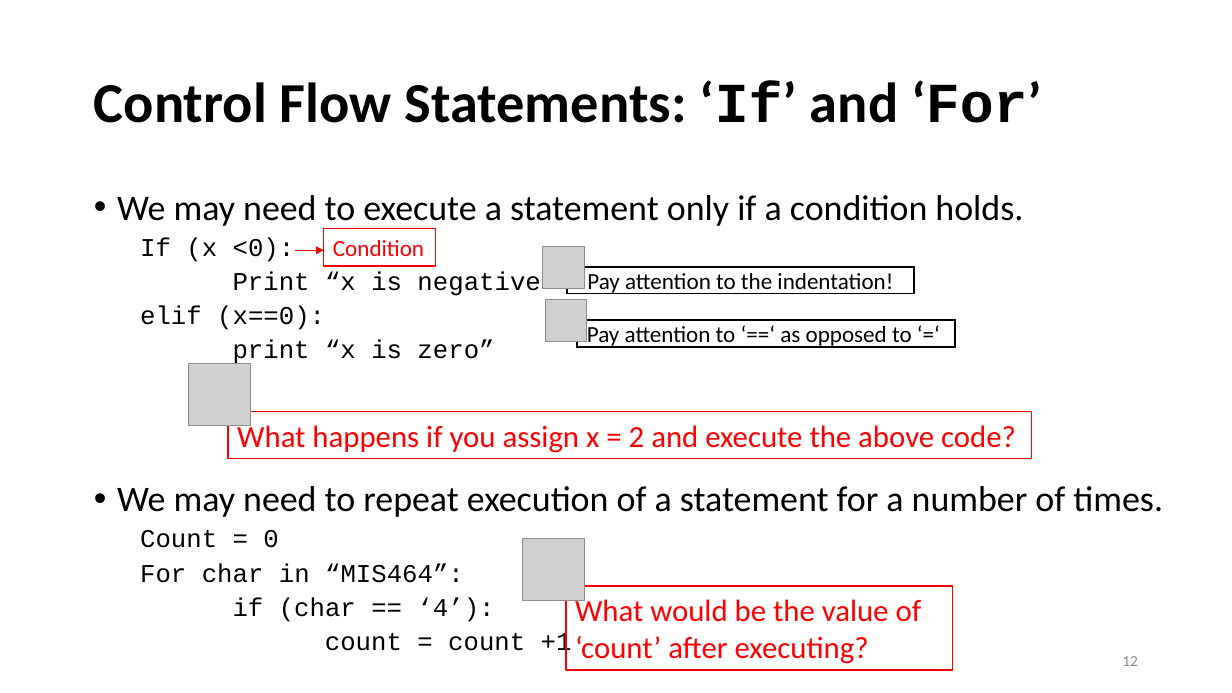
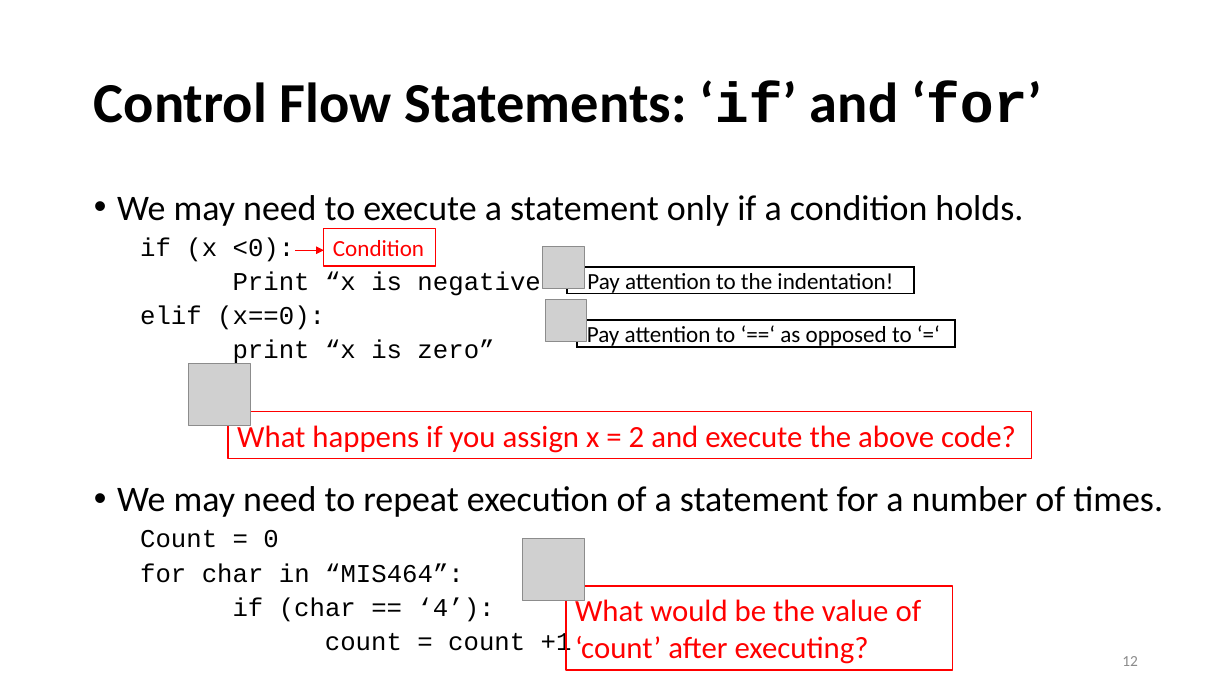
Before and after one commit to ailab-ua/courses, a slide deck: slide 12 of resources/PythonReview_1.pptx. Drawn at 1232x693 pixels with LibreOffice and Linux fonts; fonts in the diff are those of the drawing; grey boxes stand for pictures. Boxes give left, top, right and bottom in pixels: in the first picture for what was removed or moved away, otherwise in the second. Text is boxed around its words. In the diff, an @@ line names an element or a change of style, - is before the commit and + after.

```diff
--- a/resources/PythonReview_1.pptx
+++ b/resources/PythonReview_1.pptx
@@ title at [94, 80, 1042, 123]: text changed @@
-Control Flow Statements: ‘If’ and ‘For’
+Control Flow Statements: ‘if’ and ‘for’
@@ text at [140, 237, 295, 262]: text changed @@
-  If (x <0):
+  if (x <0):
@@ text at [140, 563, 464, 583]: text changed @@
-  For char in “MIS464”:
+  for char in “MIS464”:
```
Also in this commit, not shown: 1 other slide changed.
